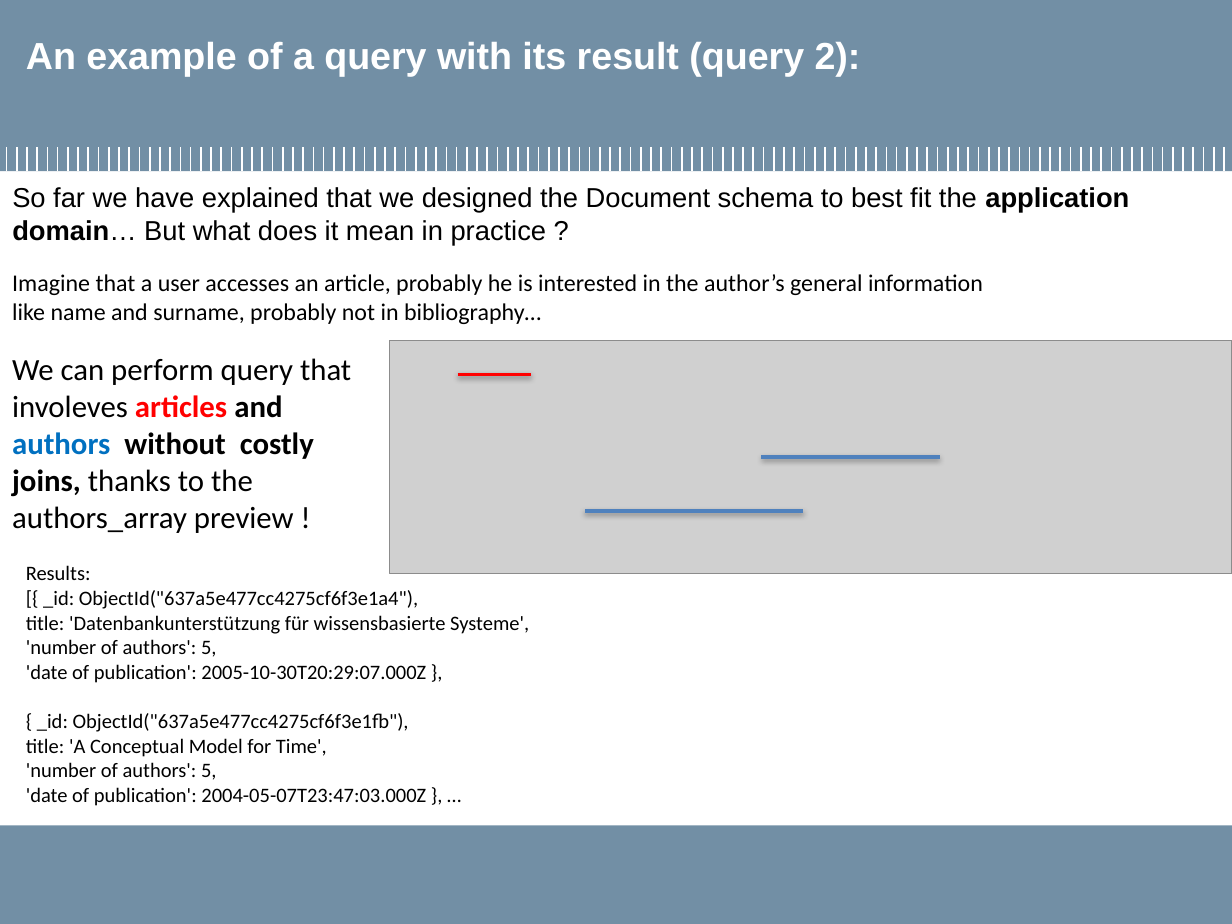
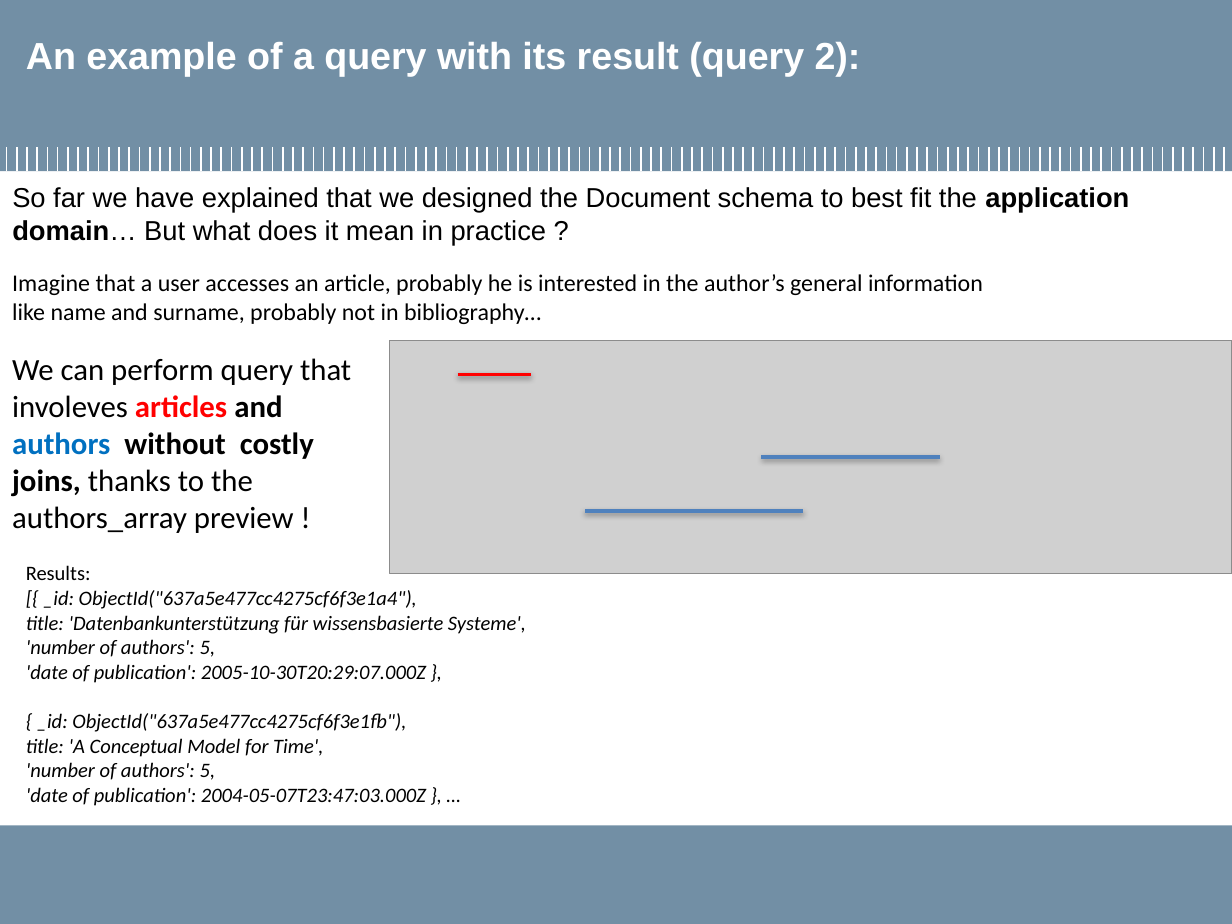
Before and after one commit to MarcoLucaPrevitera/BigData-Project, a slide deck: slide 26 of Presentation/FinalPresentation.pptx (slide 30 before the commit). Drawn at 1232x924 pixels with LibreOffice and Linux fonts; fonts in the diff are those of the drawing; grey boxes stand for pictures; background and template pictures are left out. Boxes give left, top, right and bottom in pixels: in the first picture for what was removed or moved away, otherwise in the second. Text is boxed around its words. In the diff, an @@ line names an element or a change of style, - is before the commit and + after.

```diff
--- a/Presentation/FinalPresentation.pptx
+++ b/Presentation/FinalPresentation.pptx
@@ text at box(26, 590, 526, 806): italic on @@
```
Also in this commit, not shown: 10 other slides changed, 2 slides added, 5 slides removed, 20 other files.
